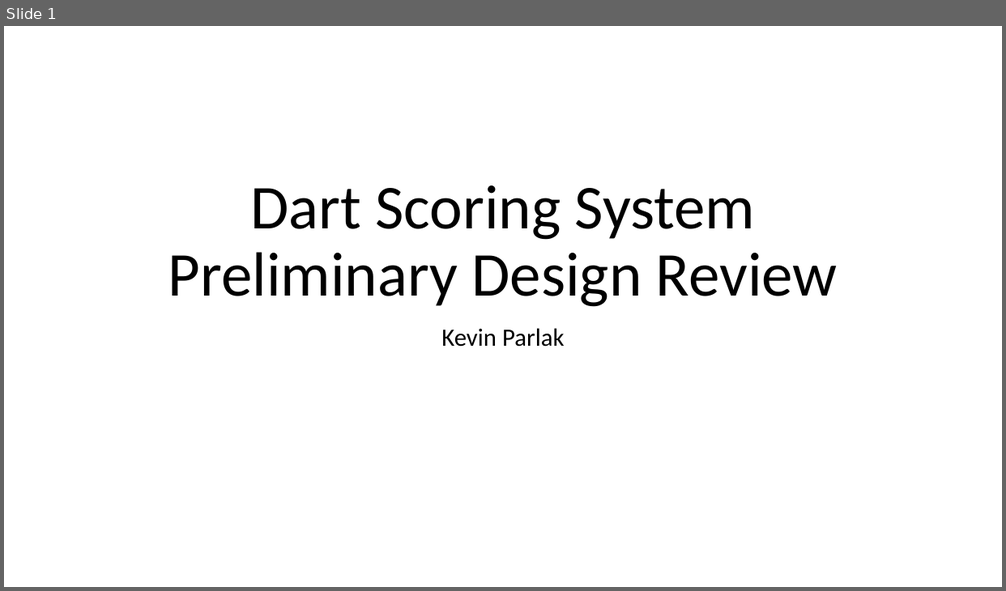
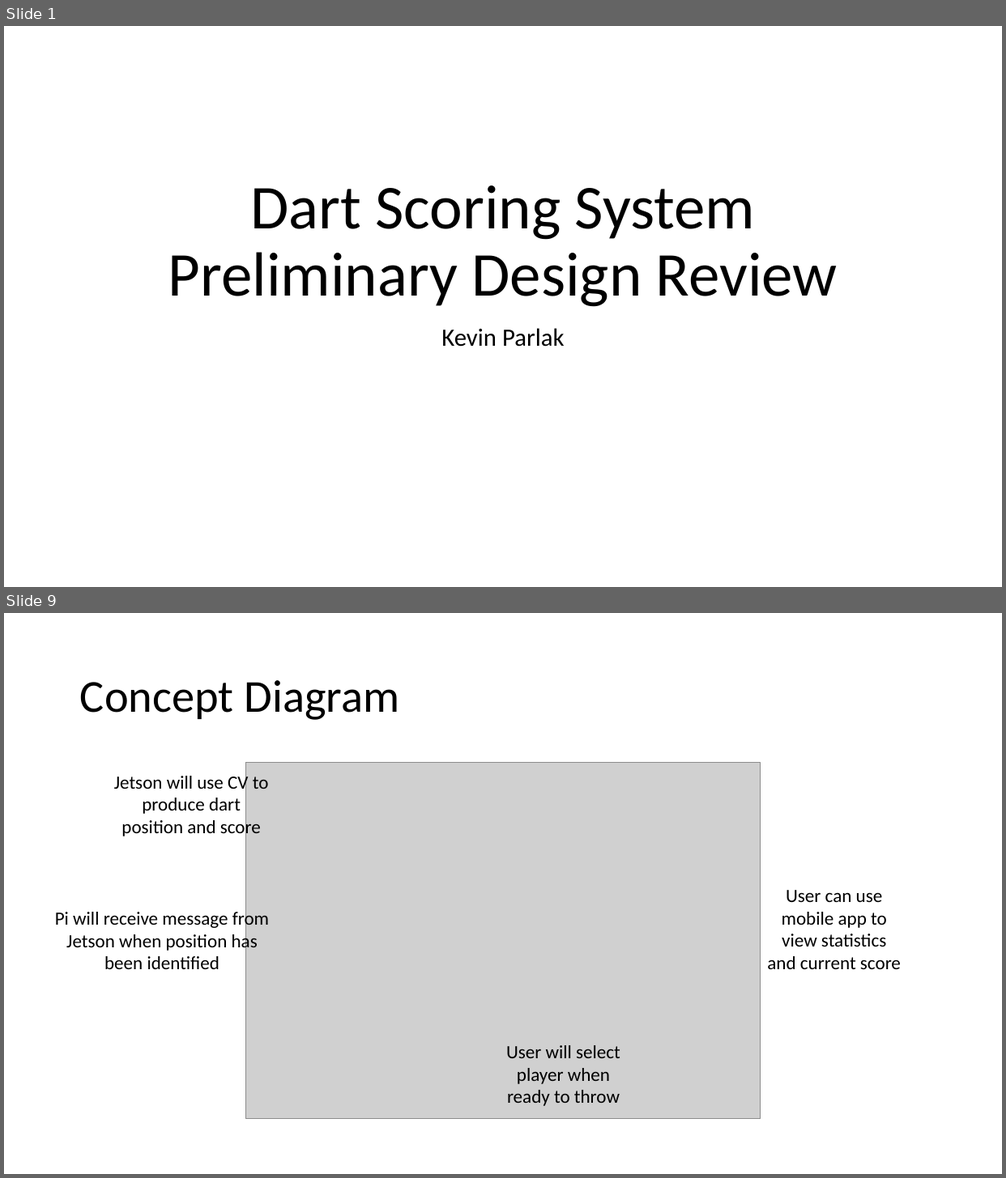
Before and after one commit to kparlak/dart-scoring-system, a slide deck: documentation/Dart_Scoring_System_PDR.pptx. Shown one above the other, each under a label of ours: slide 1 before the commit, slides 1 and 9 after it; the slides between them are not shown. The pictures are 1006x591 and 1006x1178 pixels, drawn with LibreOffice and Linux fonts; fonts in the diff are those of the drawing; grey boxes stand for pictures. Boxes give left, top, right and bottom in pixels: in the first picture for what was removed or moved away, otherwise in the second. Text is boxed around its words. In the diff, an @@ line names an element or a change of style, - is before the commit and + after.

Commit message:
3 complete pdr functional description (#9)
* Create functional diagrams

* Create state machine diagrams

```diff
--- a/documentation/Dart_Scoring_System_PDR.pptx
+++ b/documentation/Dart_Scoring_System_PDR.pptx
@@ slide 9 added at (4,613,1002,1174), background #FFFFFF @@
@@ title added at (80,680,399,720), 44 pt, text #000000 @@
+Concept Diagram
@@ text added at (114,773,269,839), 18 pt, text #000000 @@
+Jetson will use CV to produce dart position and score
@@ picture added at (246,763,760,1119) @@
@@ text added at (767,890,901,969), 18 pt, text #000000 @@
+User can use mobile app to view statistics and current score
@@ text added at (55,909,269,969), 18 pt, text #000000 @@
+Pi will receive message from Jetson when position has been identified
@@ text added at (506,1046,620,1106), 18 pt, text #000000 @@
+User will select player when ready to throw
```
Also in this commit, not shown: 3 slides changed, 4 other slides added, 5 other files.
